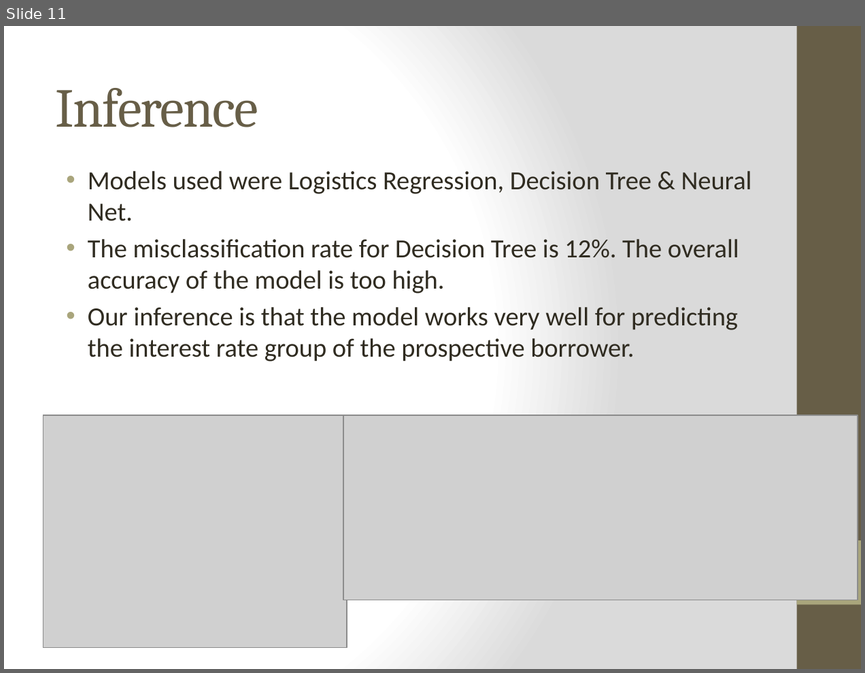
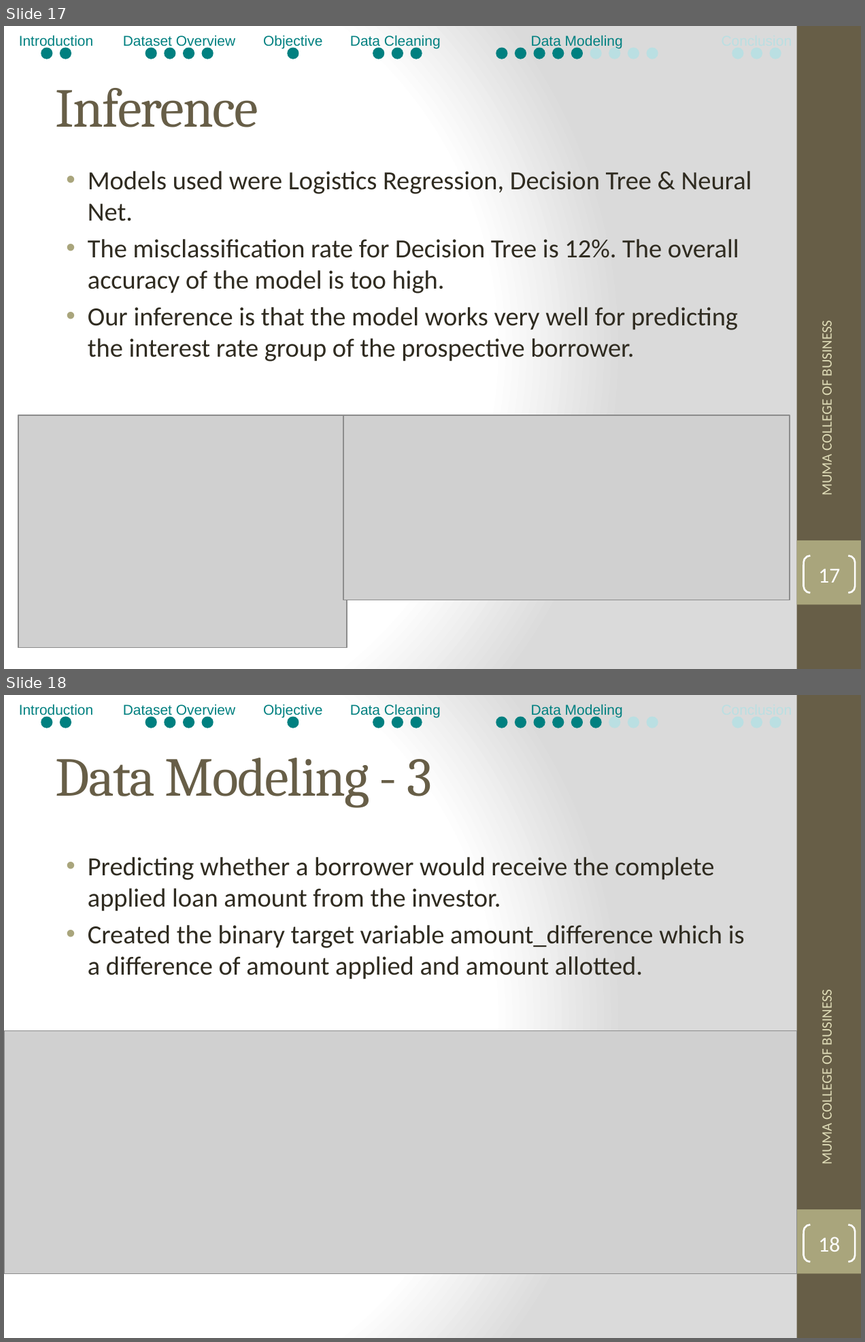
Before and after one commit to bibinjose/Data-Mining-Project, a slide deck: Data Mining-Project_PPT-Peer-to-Peer Lending.pptx. Shown one above the other, each under a label of ours: slide 11 before the commit, slides 17 and 18 after it. The pictures are 865x673 and 865x1342 pixels, drawn with LibreOffice and Linux fonts; fonts in the diff are those of the drawing; grey boxes stand for pictures. Boxes give left, top, right and bottom in pixels: in the first picture for what was removed or moved away, otherwise in the second. Text is boxed around its words. In the diff, an @@ line names an element or a change of style, - is before the commit and + after.

```diff
--- a/Data Mining-Project_PPT-Peer-to-Peer Lending.pptx
+++ b/Data Mining-Project_PPT-Peer-to-Peer Lending.pptx
@@ slide 18 added at <box>4,695,861,1338</box>, background gradient #FFFFFF to #DADADA; not listed: 2 template elements that a slide beside it also shows @@
@@ group added at <box>19,704,781,727</box>: 22 ellipses, 5 texts @@
+Introduction
+Dataset Overview
+Objective
+Data Cleaning
+Data Modeling
@@ title added at <box>56,758,432,808</box>, 46 pt, text #675E47 @@
+Data Modeling - 3
@@ text added at <box>88,857,745,979</box>, 22 pt, text #2F2B20 @@
+• Predicting whether a borrower would receive the complete applied loan amount from the investor.
+• Created the binary target variable amount_difference which is a difference of amount applied and amount allotted.
@@ text added at <box>818,996,836,1163</box>, 12 pt, text #DFDCB7 @@
+MUMA COLLEGE OF BUSINESS
@@ picture added at <box>4,1031,797,1273</box> @@
@@ page number added at <box>804,1225,855,1261</box>, outline #FFFFFF 1.5 pt, 18 pt, text #FFFFFF @@
+18
@@ what was slide 11 is now slide 17 @@
@@ slide 17 changed as well @@
@@ group added at <box>19,35,781,58</box>: 22 ellipses, 5 texts @@
+Introduction
+Dataset Overview
+Objective
+Data Cleaning
+Data Modeling
@@ text added at <box>818,327,836,494</box>, 12 pt, text #DFDCB7 @@
+MUMA COLLEGE OF BUSINESS
@@ picture: place and size @@
-picture at <box>43,415,347,648</box>
+picture at <box>18,415,347,648</box>
@@ picture: place and size @@
-picture at <box>343,415,857,600</box>
+picture at <box>343,415,789,600</box>
@@ page number added at <box>804,556,855,592</box>, outline #FFFFFF 1.5 pt, 18 pt, text #FFFFFF @@
+17
```
Also in this commit, not shown: 11 other slides changed, 11 other slides added, 1 slide removed.
